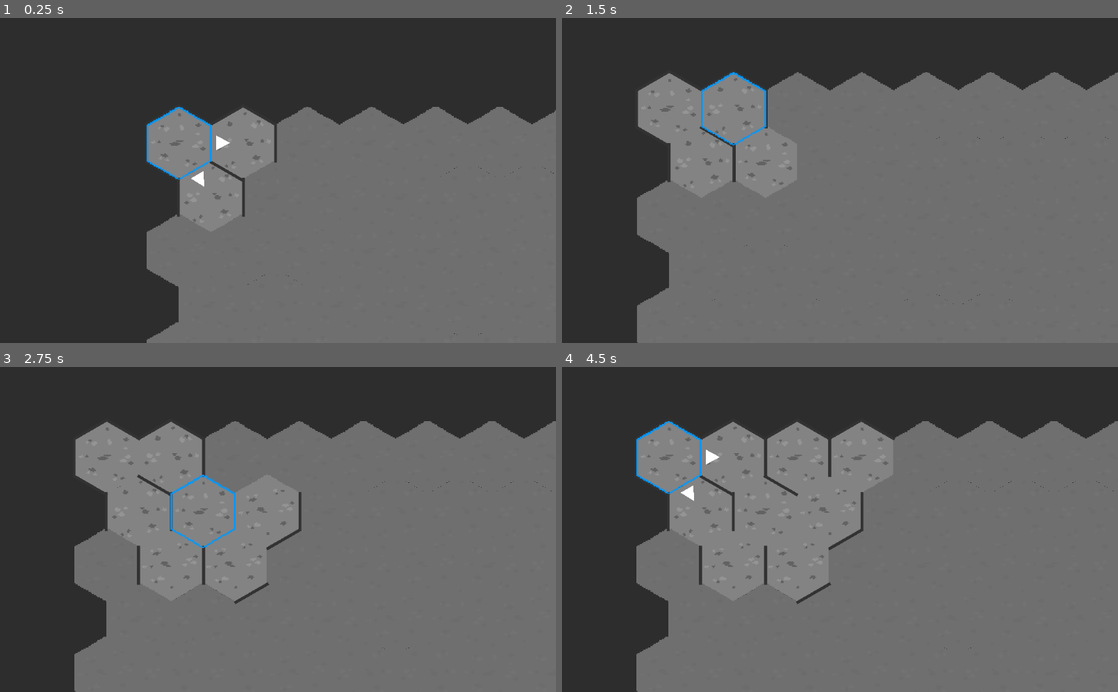
Above: before the commit, frames 1-4 (two rows, left to right).
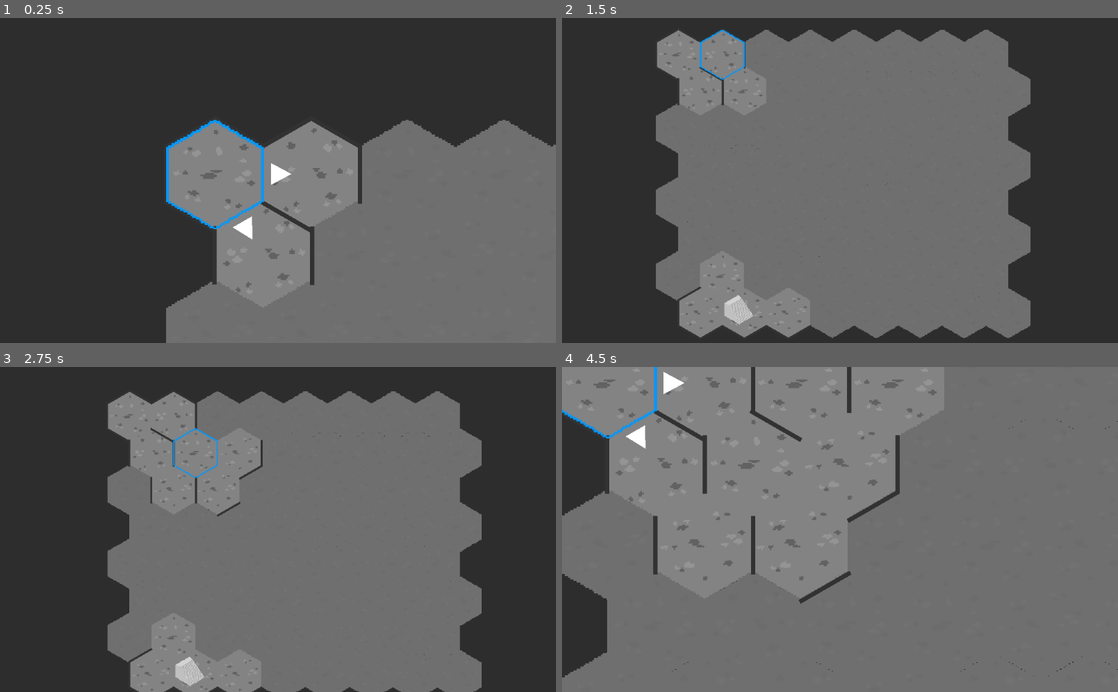
Above: after the commit, the same moments.

Repository: TeodorVecerdi/godot_intake_remake
Game: Godot game, scene res://Scenes/HexGrid.tscn
Two runs of this game, one before a commit and one after it. Both use one fixed random seed, a clock stepped at 60 frames per second and the inputs below.
Inputs:
- Up to frame 1 (0.25 s): no input
- Up to frame 2 (1.5 s): tap Enter at 0.5 s; hold D 0.53-1.28 s; hold Space 0.53-1.28 s; hold A from 1.28 s (still down); tap E at 1.35 s
- Up to frame 3 (2.75 s): tap Space at 1.52, 1.55, 1.82, 2.3 s; release A at 2.03 s; hold D from 2.03 s (still down); hold C from 2.03 s (still down)
- Up to frame 4 (4.5 s): release C at 2.78 s; tap Z at 2.85 s; tap Space at 3.02, 3.05, 3.32, 3.77, 3.8, 4.07, 4.35 s; release D at 3.53 s; hold Q 3.53-4.28 s; hold A from 3.53 s (still down)

The runs differ from the first frame. In frame 1, 9.5% of the frame differs, in the area x 26-100%, y 27-100%; in frame 2, 30%; in frame 3, 26%; in frame 4, 31%, in the area x 0-100%, y 0-100%.

Commit message:
Add zoom out

Diff:
--- a/Scripts/CameraFollow.gd
+++ b/Scripts/CameraFollow.gd
@@ -2,6 +2,7 @@
 class_name CameraFollow
 
 export (float) var followSpeed: float = 0.1
+export (Vector2) var normalZoom: Vector2 = Vector2(1, 1)
 export (Vector2) var limitPadding: Vector2 = Vector2(350, 200)
 
 signal zoomChanged(state)
@@ -10,26 +11,55 @@
 onready var grid: HexGrid = $".".get_parent() as HexGrid
 
 var currentZoomState = false
+var shouldFollowPlayer = true
+
+var gridWidth: float
+var gridHeight: float
+
 
 func _ready():
-	var maxWidth = 2.0 * grid.CellsX * HexConstants.RADIUS * HexConstants.INNER_CONSTANT * grid.Scale
-	var maxHeight = 2.0 * grid.CellsY * HexConstants.RADIUS * grid.Scale
+	gridWidth = 2.0 * grid.CellsX * HexConstants.RADIUS * HexConstants.INNER_CONSTANT * grid.Scale
+	gridHeight = 1.5 * grid.CellsY * HexConstants.RADIUS * grid.Scale
 
-	limit_bottom = maxHeight + limitPadding.y
-	limit_top = int(-limitPadding.y)
-	limit_left = int(-limitPadding.x)
-	limit_right = maxWidth + limitPadding.x
+	setZoom(false)
 
 
 func _process(_delta) -> void:
-	position = target.position
+	if shouldFollowPlayer:
+		position = target.position
 
 
 func _input(event):
-    var justPressed = event.is_pressed() and not event.is_echo()
-    if not justPressed:
-        return
+	var justPressed = event.is_pressed() and not event.is_echo()
+	if not justPressed:
+		return
 
-    if Input.is_key_pressed(KEY_SPACE):
-        currentZoomState = !currentZoomState
-        emit_signal("zoomChanged", currentZoomState)
+	if Input.is_key_pressed(KEY_SPACE):
+		currentZoomState = ! currentZoomState
+		setZoom(currentZoomState)
+		emit_signal("zoomChanged", currentZoomState)
+
+
+func setZoom(zoomState):
+	if zoomState:
+		shouldFollowPlayer = false
+
+		limit_bottom = 1000000000
+		limit_top = -1000000000
+		limit_left = -1000000000
+		limit_right = 1000000000
+
+		var center = Vector2(gridWidth / 2.0, gridHeight / 2.0 - HexConstants.RADIUS * 0.25)
+		position = center
+
+		var viewportSize = get_viewport().size
+		var zoomLevel: float = gridHeight / viewportSize.y + 0.2
+		zoom = Vector2(zoomLevel, zoomLevel)
+	else:
+		limit_bottom = int(gridHeight + limitPadding.y)
+		limit_top = int(-limitPadding.y)
+		limit_left = int(-limitPadding.x)
+		limit_right = int(gridWidth + limitPadding.x)
+
+		zoom = normalZoom
+		shouldFollowPlayer = true
